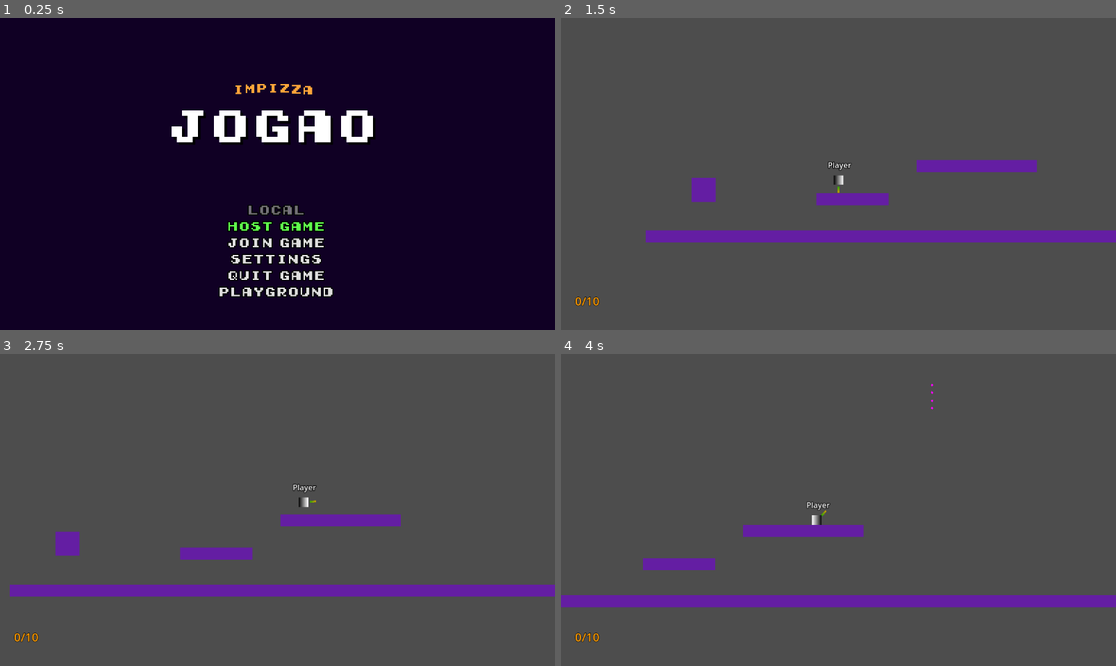
Above: before the commit, frames 1-4 (two rows, left to right).
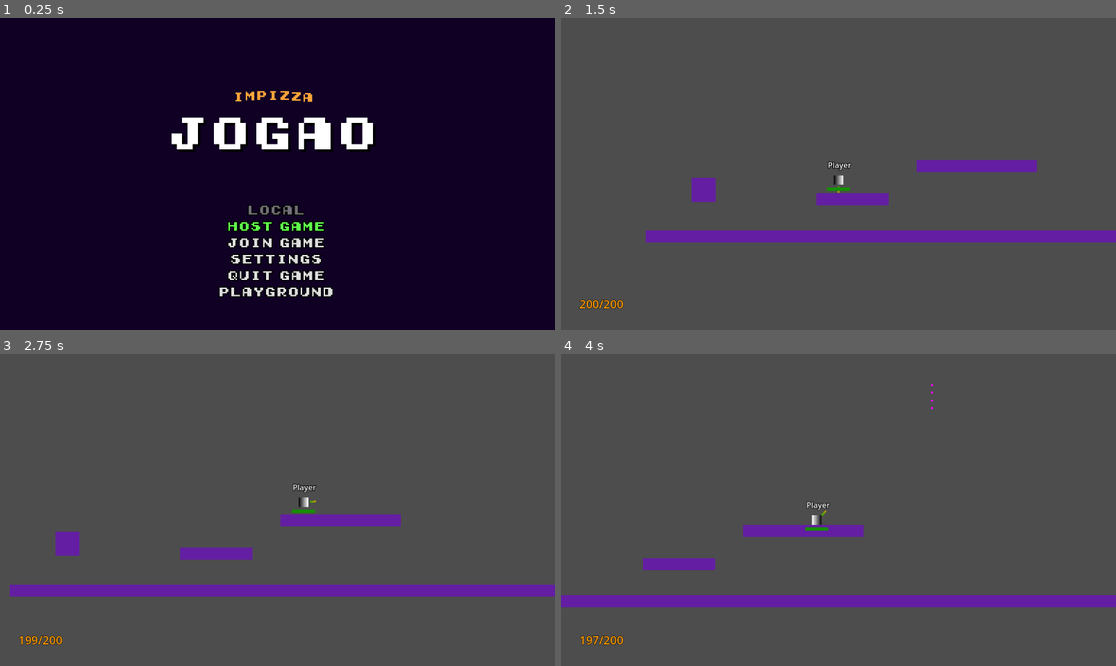
Above: after the commit, the same moments.

Repository: impizza-gg/gunimals
Game: Godot game, scene res://scenes/main_scene.tscn
Same seed, same stepped clock (60 frames per second), same inputs: the game is played once before the commit and once after it.
Inputs (mouse positions are in pixels of both pictures, inside the frame that each line leads up to):
- Up to frame 1 (0.25 s): no input
- Up to frame 2 (1.5 s): click "Settings" at 0.5 s; click "Playground" at 1.25 s
- Up to frame 3 (2.75 s): move the mouse to (399, 494) at 2.02 s; hold Right (move_right) from 2.03 s (still down); click (399, 494) at 2.1 s; tap Space (jump) at 2.27, 2.3, 2.57 s
- Up to frame 4 (4 s): move the mouse to (727, 525) at 2.77 s; tap Space (jump) at 2.85, 3.02, 3.32, 3.8 s; click (727, 525) at 3.05 s; move the mouse to (894, 441) at 3.52 s; release Right (move_right) at 3.53 s; hold Left (move_left) from 3.53 s (still down); click (894, 441) at 3.6 s

The runs differ from the first frame. In frame 1, 2.5% of the frame differs, in the area x 30-68%, y 21-43%; in frame 2, 0.2%; in frame 3, 0.2%; in frame 4, 0.2%.
Error in both runs: Attempt to call function 'get_as_text' in base 'null instance' on a null instance. (res://menus/main_menu.gd:108)

Commit message:
menu pause + hud ammo update

Diff:
--- /dev/null
+++ b/assets/hud_label_settings.tres
@@ -0,0 +1,7 @@
+[gd_resource type="LabelSettings" format=3 uid="uid://4rt4k3vs13is"]
+
+[resource]
+font_size = 24
+font_color = Color(0.982959, 0.604976, 3.85046e-07, 1)
+outline_size = 3
+outline_color = Color(0, 0, 0, 1)
--- /dev/null
+++ b/assets/themes/health_bar_theme.tres
@@ -0,0 +1,11 @@
+[gd_resource type="Theme" load_steps=3 format=3 uid="uid://d4lekt35xyedk"]
+
+[sub_resource type="StyleBoxFlat" id="StyleBoxFlat_s2rg0"]
+bg_color = Color(1, 0, 0, 1)
+
+[sub_resource type="StyleBoxFlat" id="StyleBoxFlat_fhws8"]
+bg_color = Color(0.0861504, 0.560826, 1.92523e-07, 1)
+
+[resource]
+ProgressBar/styles/background = SubResource("StyleBoxFlat_s2rg0")
+ProgressBar/styles/fill = SubResource("StyleBoxFlat_fhws8")
--- a/menus/main_menu.tscn
+++ b/menus/main_menu.tscn
@@ -65,7 +65,8 @@
 layout_mode = 2
 size_flags_vertical = 4
 bbcode_enabled = true
-text = "[center]
+text = "
+[center]
 [wave amp=50 freq=3]Impizza[/wave][/center] "
 fit_content = true
 scroll_active = false
--- a/project.godot
+++ b/project.godot
@@ -13,6 +13,10 @@
 config/name="Jogao"
 run/main_scene="res://scenes/main_scene.tscn"
 config/features=PackedStringArray("4.2", "Forward Plus")
+
+[autoload]
+
+Signals="*res://scripts/Signals.gd"
 
 [input]
 
--- a/scenes/HUD.gd
+++ b/scenes/HUD.gd
@@ -1,8 +1,17 @@
 extends Control
 
+@onready var AmmoLabel := $AmmoLabel
+
 func _ready() -> void:
-	pass
+	Signals.connect("update_hud_ammo_current", update_ammo_current)
+	Signals.connect("update_hud_ammo_max", update_ammo_max)
 
-func ui_update(current_ammo: int):
-	print("oi")
-	$Label.text = str(current_ammo)
+
+func update_ammo_current(new_value: int) -> void:
+	var max_ammo = AmmoLabel.text.split("/")[1]
+	AmmoLabel.text = str(new_value) + "/" + max_ammo
+
+
+func update_ammo_max(new_value: int) -> void:
+	var current_ammo = AmmoLabel.text.split("/")[0]
+	AmmoLabel.text = current_ammo + "/" + str(new_value)
--- a/scenes/guns/GunClass.gd
+++ b/scenes/guns/GunClass.gd
@@ -5,9 +5,12 @@
 @export var offset_x := 20.0
 @export var offset_y := 0.0
 @export var projectile : PackedScene = preload("res://scenes/guns/example_projectile.tscn")
-@export var max_ammo := 10
+@export var max_ammo := 200
 @export var bullet_num := 1
+@export var damage := 25
+
 @export var ShootPlayer: AudioStreamPlayer
+@export var NoAmmoPlayer: AudioStreamPlayer
 
 @onready var current_ammo := max_ammo
 
@@ -17,11 +20,11 @@
 
 func shoot(initial_position: Vector2, bullet_rotation: float, direction: Vector2) -> Array[Node]:
 	if current_ammo == 0:
+		if NoAmmoPlayer:
+			NoAmmoPlayer.play()
 		return []
 	else:
 		current_ammo -= 1
-		emit_signal("update_ui", current_ammo)
-		print("current ammo: " + str(current_ammo))
 		if ShootPlayer:
 			ShootPlayer.play()
 		return create_bullets(initial_position, bullet_rotation, direction)
--- a/scenes/main_scene.tscn
+++ b/scenes/main_scene.tscn
@@ -1,23 +1,21 @@
-[gd_scene load_steps=9 format=3 uid="uid://xtmllb3s5bfv"]
+[gd_scene load_steps=11 format=3 uid="uid://xtmllb3s5bfv"]
 
 [ext_resource type="PackedScene" uid="uid://dxqdji6g2l47g" path="res://menus/main_menu.tscn" id="1_0t8dn"]
 [ext_resource type="Script" path="res://scripts/main.gd" id="1_11qyb"]
 [ext_resource type="Script" path="res://scripts/MultiplayerManager.gd" id="2_d5ynk"]
 [ext_resource type="PackedScene" uid="uid://cq5jogagp2fgv" path="res://menus/waiting_room.tscn" id="2_ry4pq"]
+[ext_resource type="Script" path="res://scripts/MenuManager.gd" id="2_yhugk"]
+[ext_resource type="LabelSettings" uid="uid://4rt4k3vs13is" path="res://assets/hud_label_settings.tres" id="3_upor5"]
 [ext_resource type="Script" path="res://scenes/HUD.gd" id="4_36bhv"]
+[ext_resource type="Theme" uid="uid://b7q6nhv8tdmuy" path="res://assets/themes/default_theme.tres" id="5_11amd"]
 [ext_resource type="AudioStream" uid="uid://b3i2yp66xiaes" path="res://assets/music/Plantasia.mp3" id="5_l18s4"]
 [ext_resource type="Script" path="res://scenes/GameContainer.gd" id="7_5xvn3"]
-
-[sub_resource type="LabelSettings" id="LabelSettings_1exn3"]
-font_size = 24
-font_color = Color(0.982959, 0.604976, 3.85046e-07, 1)
-outline_size = 3
-outline_color = Color(0, 0, 0, 1)
 
 [node name="Game" type="Node2D"]
 script = ExtResource("1_11qyb")
 
 [node name="CanvasLayer" type="CanvasLayer" parent="."]
+script = ExtResource("2_yhugk")
 
 [node name="HUD" type="Control" parent="CanvasLayer"]
 layout_mode = 3
@@ -28,14 +26,58 @@
 grow_vertical = 2
 script = ExtResource("4_36bhv")
 
-[node name="Label" type="Label" parent="CanvasLayer/HUD"]
+[node name="AmmoLabel" type="Label" parent="CanvasLayer/HUD"]
 layout_mode = 0
-offset_left = 29.0
-offset_top = 571.0
-offset_right = 180.0
-offset_bottom = 625.0
+offset_left = 38.0
+offset_top = 577.0
+offset_right = 189.0
+offset_bottom = 631.0
 text = "0/10"
-label_settings = SubResource("LabelSettings_1exn3")
+label_settings = ExtResource("3_upor5")
+
+[node name="PauseMenu" type="Control" parent="CanvasLayer"]
+visible = false
+layout_mode = 3
+anchors_preset = 15
+anchor_right = 1.0
+anchor_bottom = 1.0
+grow_horizontal = 2
+grow_vertical = 2
+theme = ExtResource("5_11amd")
+
+[node name="ColorRect" type="ColorRect" parent="CanvasLayer/PauseMenu"]
+layout_mode = 1
+anchors_preset = 15
+anchor_right = 1.0
+anchor_bottom = 1.0
+grow_horizontal = 2
+grow_vertical = 2
+color = Color(0, 0, 0, 0.231373)
+
+[node name="MarginContainer" type="MarginContainer" parent="CanvasLayer/PauseMenu"]
+layout_mode = 1
+anchors_preset = 15
+anchor_right = 1.0
+anchor_bottom = 1.0
+grow_horizontal = 2
+grow_vertical = 2
+
+[node name="VBoxContainer" type="VBoxContainer" parent="CanvasLayer/PauseMenu/MarginContainer"]
+layout_mode = 2
+size_flags_horizontal = 4
+size_flags_vertical = 4
+
+[node name="ResumeButton" type="Button" parent="CanvasLayer/PauseMenu/MarginContainer/VBoxContainer"]
+layout_mode = 2
+text = "Resume"
+
+[node name="SettingsButton" type="Button" parent="CanvasLayer/PauseMenu/MarginContainer/VBoxContainer"]
+layout_mode = 2
+text = "Settings"
+
+[node name="LeaveGame" type="Button" parent="CanvasLayer/PauseMenu/MarginContainer/VBoxContainer"]
+layout_mode = 2
+text = "Leave Game"
 
 [node name="MainMenu" parent="CanvasLayer" instance=ExtResource("1_0t8dn")]
 unique_name_in_owner = true
@@ -62,6 +104,7 @@
 [node name="PlayerSpawner" type="MultiplayerSpawner" parent="."]
 spawn_path = NodePath("../GameContainer")
 
+[connection signal="pressed" from="CanvasLayer/PauseMenu/MarginContainer/VBoxContainer/ResumeButton" to="CanvasLayer" method="_on_resume_button_pressed"]
 [connection signal="create_room" from="CanvasLayer/MainMenu" to="MultiplayerManager" method="_on_main_menu_create_room"]
 [connection signal="join_room" from="CanvasLayer/MainMenu" to="MultiplayerManager" method="_on_main_menu_join_room"]
 [connection signal="start_playground" from="CanvasLayer/MainMenu" to="GameContainer" method="_on_main_menu_start_playground"]
--- a/scenes/player/GunManager.gd
+++ b/scenes/player/GunManager.gd
@@ -4,24 +4,29 @@
 
 @export var currentGunScene: PackedScene = preload("res://scenes/guns/example_gun/example_gun.tscn")
 @onready var Player := $".."
+@onready var my_id := multiplayer.get_unique_id()
 var currentGun: Gun
-
 
 func _ready() -> void:
 	if currentGunScene.can_instantiate():
 		currentGun = currentGunScene.instantiate()
 		add_child(currentGun)
+		if is_multiplayer_authority():
+			Signals.update_hud_ammo_current.emit(currentGun.current_ammo)
+			Signals.update_hud_ammo_max.emit(currentGun.max_ammo)
 
 
-@rpc("any_peer", "call_remote")
-func shoot_function(gun_position: Vector2, gun_rotation: float, direction: Vector2) -> void:
+@rpc("authority", "call_remote")
+func shoot_function(gun_position: Vector2, gun_rotation: float, direction: Vector2, owner_id: int) -> void:
 	if multiplayer.is_server():
-		rpc("spawn_bullets", gun_position, gun_rotation, direction)
+		rpc("spawn_bullets", gun_position, gun_rotation, direction, owner_id)
 
 
 @rpc("any_peer", "call_local")
-func spawn_bullets(gun_position: Vector2, gun_rotation: float, direction: Vector2) -> void:
+func spawn_bullets(gun_position: Vector2, gun_rotation: float, direction: Vector2, owner_id: int) -> void:
 	var bulletList : Array[Node] = currentGun.shoot(gun_position, gun_rotation, direction)
+	if owner_id == my_id:
+		Signals.update_hud_ammo_current.emit(currentGun.current_ammo)
 	for bullet in bulletList:
 		add_child(bullet)
 
@@ -34,9 +39,9 @@
 		var direction = Vector2.from_angle(rotation)
 		rotation = gunRotation
 
-		if Input.is_action_just_pressed("shoot"):
+		if not Signals.paused and Input.is_action_just_pressed("shoot"):
 			var gun_position := currentGun.global_position
 			if multiplayer.is_server():
-				shoot_function(gun_position, rotation, direction)
+				shoot_function(gun_position, rotation, direction, my_id)
 			else:
-				rpc_id(1, "shoot_function", gun_position, rotation, direction)
+				rpc_id(1, "shoot_function", gun_position, rotation, direction, my_id)
--- a/scenes/player/player.gd
+++ b/scenes/player/player.gd
@@ -2,8 +2,13 @@
 
 @onready var Sprite := $Sprite2D
 @onready var NameLabel := $Name
-const SPEED := 300.0
-const JUMP_VELOCITY := -400.0
+@onready var HealthBar := $HealthBar
+
+@export var max_health := 100.0
+@export var speed := 300.0
+@export var jump_velocity := -400.0
+
+var current_health := max_health
 var gravity: int = ProjectSettings.get_setting("physics/2d/default_gravity")
 var player_name := "Player"
 
@@ -13,6 +18,9 @@
 
 func _ready() -> void:
 	NameLabel.text = player_name
+	HealthBar.max_value = max_health
+	HealthBar.value = current_health
+
 	if is_multiplayer_authority():
 		var cameraScene := load("res://scenes/player/player_camera.tscn")
 		var camera = cameraScene.instantiate()
@@ -21,25 +29,27 @@
 
 func _physics_process(delta: float) -> void:
 	if not is_multiplayer_authority():
-		move_and_slide() # confuso
+		#move_and_slide() # confuso
 		return
 
+	if not Signals.paused:
+		if Input.is_action_just_pressed("jump") and is_on_floor():
+			velocity.y = jump_velocity
+
+		var direction := Input.get_axis("move_left", "move_right")
+
+		if Input.is_action_just_pressed("move_left"):
+			Sprite.flip_h = true
+		elif Input.is_action_just_pressed("move_right"):
+			Sprite.flip_h = false
+
+		if direction:
+			velocity.x = direction * speed
+		else:
+			velocity.x = move_toward(velocity.x, 0, speed)
+
+	if Input.is_action_just_pressed("esc"):
+		Signals.toggle_pause_menu.emit()
 	if not is_on_floor():
 		velocity.y += gravity * delta
-
-	if Input.is_action_just_pressed("jump") and is_on_floor():
-		velocity.y = JUMP_VELOCITY
-
-	var direction := Input.get_axis("move_left", "move_right")
-
-	if Input.is_action_just_pressed("move_left"):
-		Sprite.flip_h = true
-	elif Input.is_action_just_pressed("move_right"):
-		Sprite.flip_h = false
-
-	if direction:
-		velocity.x = direction * SPEED
-	else:
-		velocity.x = move_toward(velocity.x, 0, SPEED)
-
 	move_and_slide()
--- a/scenes/player/player.tscn
+++ b/scenes/player/player.tscn
@@ -1,8 +1,9 @@
-[gd_scene load_steps=9 format=3 uid="uid://ckbdga2x3mllg"]
+[gd_scene load_steps=10 format=3 uid="uid://ckbdga2x3mllg"]
 
 [ext_resource type="Script" path="res://scenes/player/player.gd" id="1_x5utg"]
 [ext_resource type="Script" path="res://scenes/player/GunManager.gd" id="2_8gubn"]
 [ext_resource type="PackedScene" uid="uid://dwafu68v6v4ll" path="res://scenes/guns/shotgun/shotgun.tscn" id="3_w71jw"]
+[ext_resource type="Theme" uid="uid://d4lekt35xyedk" path="res://assets/themes/health_bar_theme.tres" id="4_kkano"]
 
 [sub_resource type="LabelSettings" id="LabelSettings_ac5a1"]
 outline_size = 5
@@ -53,3 +54,13 @@
 
 [node name="MultiplayerSynchronizer" type="MultiplayerSynchronizer" parent="."]
 replication_config = SubResource("SceneReplicationConfig_nleoe")
+
+[node name="HealthBar" type="ProgressBar" parent="."]
+offset_left = -24.0
+offset_top = 15.0
+offset_right = 24.0
+offset_bottom = 22.0
+theme = ExtResource("4_kkano")
+value = 100.0
+rounded = true
+show_percentage = false
--- /dev/null
+++ b/scripts/MenuManager.gd
@@ -0,0 +1,15 @@
+extends CanvasLayer
+
+@onready var PauseMenu = $PauseMenu
+
+func _ready() -> void:
+	Signals.toggle_pause_menu.connect(toggle_pause_menu)
+
+
+func toggle_pause_menu() -> void:
+	PauseMenu.visible = not PauseMenu.visible
+	Signals.paused = PauseMenu.visible
+
+
+func _on_resume_button_pressed() -> void:
+	toggle_pause_menu()
--- /dev/null
+++ b/scripts/Signals.gd
@@ -0,0 +1,7 @@
+extends Node
+
+var paused := false
+
+signal update_hud_ammo_current(new_value: int)
+signal update_hud_ammo_max(new_value: int)
+signal toggle_pause_menu
